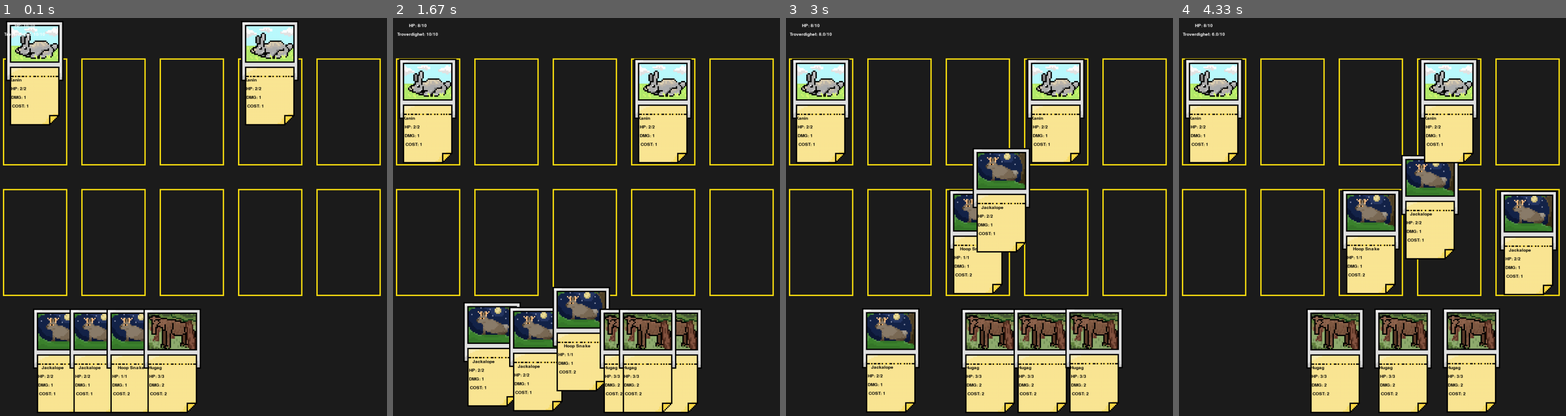
Above: before the commit, frames 1-4 (left to right).
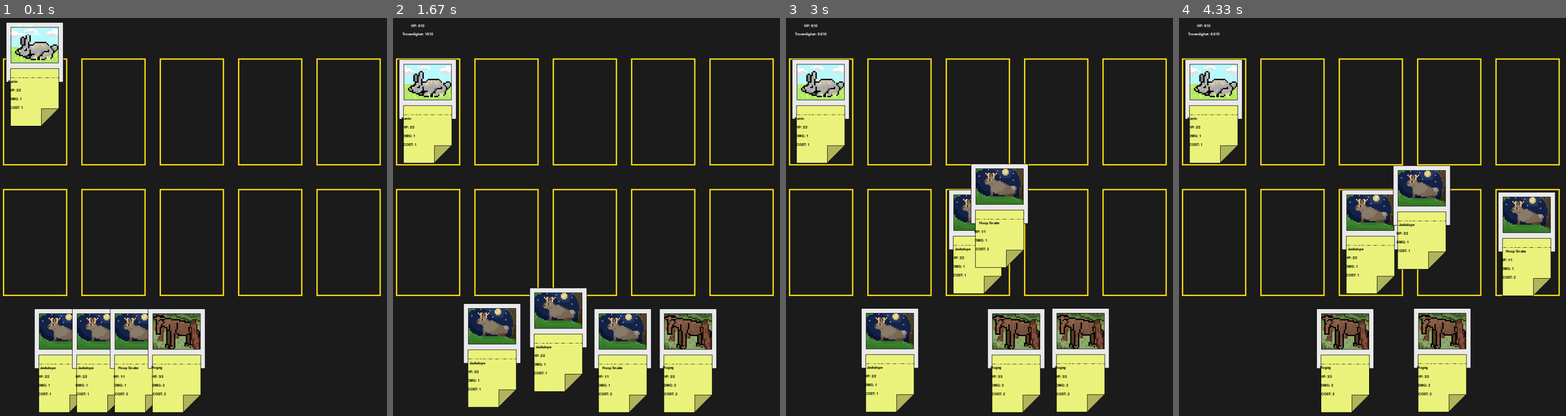
Above: after the commit, the same moments.

Repository: HenryPersen/PygameFordypning
Game: pygame game, started from Spillet/main.py
The game is run twice, just before and just after one commit, with the same random seed, the same clock (stepped at 60 frames per second) and the same inputs.
Inputs (mouse positions are in pixels of both pictures, inside the frame that each line leads up to):
- Up to frame 1 (0.1 s): no input
- Up to frame 2 (1.67 s): tap 2 at 0.33 s; press the mouse at (493, 360) at 0.7 s; move the mouse to (489, 236) at 0.8 s; release the mouse at (489, 113) at 0.93 s; click (571, 312) at 1.05 s; tap 1 at 1.33 s
- Up to frame 3 (3 s): press the mouse at (948, 360) at 1.7 s; move the mouse to (964, 308) at 1.8 s; release the mouse at (979, 260) at 1.93 s; press the mouse at (886, 360) at 2.03 s; move the mouse to (994, 360) at 2.13 s; release the mouse at (1103, 356) at 2.27 s; press the mouse at (886, 360) at 2.37 s; move the mouse to (905, 244) at 2.47 s; release the mouse at (929, 133) at 2.6 s; press the mouse at (952, 360) at 2.7 s; move the mouse to (987, 248) at 2.8 s; release the mouse at (1025, 137) at 2.93 s
- Up to frame 4 (4.33 s): press the mouse at (1279, 360) at 3.03 s; move the mouse to (1264, 280) at 3.13 s; release the mouse at (1248, 205) at 3.27 s; press the mouse at (1279, 360) at 3.37 s; move the mouse to (1407, 217) at 3.47 s; release the mouse at (1535, 77) at 3.6 s; press the mouse at (1341, 360) at 3.7 s; move the mouse to (1438, 304) at 3.8 s; release the mouse at (1535, 252) at 3.93 s; press the mouse at (1279, 360) at 4.03 s; move the mouse to (1349, 276) at 4.13 s; release the mouse at (1422, 193) at 4.27 s

The runs differ from the first frame. In frame 1, 9.8% of the frame differs, in the area x 1-78%, y 0-100%; in frame 2, 17%; in frame 3, 17%; in frame 4, 21%, in the area x 1-98%, y 1-100%.

Commit message:
added animations and a lot of other stuff

Diff:
--- a/Spillet/main.py
+++ b/Spillet/main.py
@@ -13,7 +13,7 @@
 BG_COLOR = (30, 30, 30)
 BLACK = (0,0,0)
 WHITE = (255, 255, 255)
-game_speed = 2
+game_speed = 1
 holding_card = False
 heldcard = None
 hoveredcard = None
@@ -21,23 +21,88 @@
 handmargin = 200
 enemypoints = 3
 currentwave = 0
-currentstage = 0
+currentstage = 1
+loops = 0
+attackphaseactive = False
+
 gamephase = 0
+changingphase = False
 
 playerhp = 10
 troverdighet = 10
 
-font = pygame.font.SysFont("Comic Sans", 15)
+font = pygame.font.SysFont("Comic Sans", 13)
 
 #Sprites
 basiccard = pygame.image.load("Spillet\Media\Sprites\BasicKort.png")
 lanesprite = pygame.image.load("Spillet\Media\Sprites\Lane.png")
+mapsprite = pygame.image.load("Spillet\Media\Sprites\mapv2.png")
 
 jackalope = pygame.image.load("Spillet\Media\Sprites\polaroids\jackalope.png")
 hugag = pygame.image.load("Spillet\Media\Sprites\polaroids\hugag.png")
 kanin = pygame.image.load("Spillet\Media\Sprites\polaroids\Kanin.png")
 ulv = pygame.image.load(r"Spillet\Media\Sprites\polaroids\Ulv.png")
 
+
+#X Sprites
+x1sprite = pygame.image.load(r"Spillet\Media\x\x1.png")
+x2sprite = pygame.image.load(r"Spillet\Media\x\x2.png")
+x3sprite = pygame.image.load(r"Spillet\Media\x\x3.png")
+
+class timer:
+    def __init__(self, timeamount, resultfunction, usefunctionon, functionarguments = None):
+        self.timeamount = timeamount
+        self.resultfunction = resultfunction
+        self.usefunctionon = usefunctionon
+        self.starttime = pygame.time.get_ticks()
+        self.functionarguments = functionarguments
+
+    def checktime(self):
+        if pygame.time.get_ticks() > self.starttime + self.timeamount:
+            if self.usefunctionon != "None":
+                usedfunction = getattr(self.usefunctionon, str(self.resultfunction))
+                if self.functionarguments != None:
+                    usedfunction(self.functionarguments)
+                else:
+                    usedfunction()
+            else:
+                print("attempting to call general function")
+                self.resultfunction()
+
+            timers.pop(timers.index(self))
+
+timers = []
+class map:
+    def __init__(self, position):
+        self.position = position
+        self.velocity = pygame.math.Vector2(0,0)
+        self.drag = 0.95
+
+    def draw(self, surface):
+        self.velocity *= self.drag
+        self.position += self.velocity
+        if self.position.y > -75:
+            self.velocity.y -= 0.75
+        if self.position.y > 0:
+            self.position.y = 0
+        surface.blit(mapsprite, self.position)
+
+areamap = map(((WIDTH - mapsprite.get_width())/2, mapsprite.get_height() * -1))
+
+class mapmark:
+    def __init__(self, position, connections, level):
+        self.position = position
+        self.connections = connections
+        self.level = level
+        randomsprite = random.randint(1,3)
+        if randomsprite == 1:
+            self.sprite = x1sprite
+        elif randomsprite == 2:
+            self.sprite = x2sprite
+        elif randomsprite == 3:
+            self.sprite = x3sprite
+    def draw(self, surface):
+        surface.blit(self.sprite, self.position.x - (self.sprite.get_width / 2), self.position.y (self.sprite.get_height / 2))
 
 
 class card:
@@ -58,13 +123,17 @@
         self.image = image
         self.name = name
         self.hover = False
+        self.lerpspeed = 1
+        self.detached = False
+        self.animating = False
+        self.orderinlane = None
 
     def draw(self, surface):
         if self.hover == True:
-            self.visualy = pygame.math.lerp(self.visualy, self.y-30, game_speed/50)
+            self.visualy = pygame.math.lerp(self.visualy, self.y-30, game_speed/25 * self.lerpspeed)
         else:
-            self.visualy = pygame.math.lerp(self.visualy, self.y, game_speed/25)
-        self.visualx = pygame.math.lerp(self.visualx, self.x, game_speed/25)
+            self.visualy = pygame.math.lerp(self.visualy, self.y, game_speed/12 * self.lerpspeed)
+        self.visualx = pygame.math.lerp(self.visualx, self.x, game_speed/12 * self.lerpspeed)
         if self.played:
             if self.rarity == 0:
                 surface.blit(basiccard, (self.visualx, self.visualy))
@@ -97,27 +166,56 @@
                 text_rect.center = (self.visualx + text_rect.w, self.visualy+136+(line*20))
                 surface.blit(text_surface, text_rect)
 
+    def finishattackanimation(self):
+        print("Finishingattackanimation")
+        self.detached = False
+        self.lerpspeed = 1.0
+        global timers
+        global loops
+        if self.side == "Player":
+            if spawnedenemycards[self.orderinlane] != None:
+                timers.append(timer(150, "attack", spawnedenemycards[self.orderinlane], self.orderinlane))
+                #spawnedenemycards[self.orderinlane].attack(self.orderinlane)
+            elif self.orderinlane != 4:
+                attackphase()
+        if self.side == "Enemy":
+            if self.orderinlane != 4:
+                timers.append(timer(300, attackphase, "None"))
+
+    def attackanimation(self):
+        print("Starting Attackanimation")
+        global timers
+        timers.append(timer(250, "finishattackanimation", self))
+        self.lerpspeed = 0.7
+        self.detached = True
+        if self.side == "Player":
+            self.y -= 50
+        else:
+            self.y += 50
+
 
 
     def attack(self, orderinlane):
+        self.orderinlane = orderinlane
+        self.attackanimation()
         if(self.side == "Player"): #SpillerAngrep
             if spawnedenemycards[orderinlane] != None:
                 spawnedenemycards[orderinlane].hp -= self.dmg
 
-                #Attack-Abilities
-                for ability in self.abilities:
-                    if ability == "Move Over":
-                        if len(spawnedenemycards) > orderinlane + 1:
-                            if spawnedenemycards[orderinlane + 1] == None:
-                                spawnedenemycards[orderinlane + 1] = spawnedenemycards[orderinlane]
-                                spawnedenemycards[orderinlane] = None
+
+        #Attack-Abilities
+        for ability in self.abilities:
+            if ability == "Move Over":
+                if len(spawnedenemycards) > orderinlane + 1:
+                    if spawnedenemycards[orderinlane + 1] == None:
+                        spawnedenemycards[orderinlane + 1] = spawnedenemycards[orderinlane]
+                        spawnedenemycards[orderinlane] = None
 
         if(self.side == "Enemy"):
             if playedcards[orderinlane] != None:
                 playedcards[orderinlane].hp -= self.dmg
             else:
                 damageplayer(self.dmg)
-
 
 def damageplayer(damage):
     global playerhp
@@ -130,9 +228,9 @@
 #Card Creation Info
 #Første Array er info, [Rarity, Spillt / i hånden, Spiller eller fiende]
 #Andre array er abilites
-#Andre Vector 3 er stats
+#første Vector 3 er stats
 #Bildefil er etter det
-#Navn på kortet etter det
+#Navn på kortet til slutt
 
 deck = [
     card([0, True, "Player"], [], pygame.math.Vector3(3,2,2), hugag, "Hugag"),
@@ -140,7 +238,7 @@
     card([0, True, "Player"], [], pygame.math.Vector3(2,1,1), jackalope, "Jackalope"),
     card([0, True, "Player"], [], pygame.math.Vector3(2,1,1), jackalope, "Jackalope"),
     card([0, True, "Player"], [], pygame.math.Vector3(2,1,1), jackalope, "Jackalope"),
-    card([0, True, "Player"], ["Extinct+2"], pygame.math.Vector3(2,1,2), jackalope, "Ball-Tailed Cat")
+    card([0, True, "Player"], ["Extinct+2"], pygame.math.Vector3(2,1,2), jackalope, "Thylacine")
 ]
 
 hand = [
@@ -148,7 +246,6 @@
     card([0, True, "Player"], [], pygame.math.Vector3(2,1,1), jackalope, "Jackalope"),
     card([0, True, "Player"], ["Rolling"], pygame.math.Vector3(1,1,2), jackalope, "Hoop Snake"),
     card([0, True, "Player"], [], pygame.math.Vector3(3,2,2), hugag, "Hugag"),
-
 ]
 
 playedcards = []
@@ -175,37 +272,41 @@
 
 enemypools = [
     enemypool("Level 1 Pool", [
-        card([0, True, "Enemy"], pygame.math.Vector3(0, 0, 0), pygame.math.Vector3(2, 1 ,1), kanin, "Kanin"),
+        card([0, True, "Enemy"], [], pygame.math.Vector3(2, 1 ,1), kanin, "Kanin"),
     ]),
     enemypool("Level 2 Pool", [
-        card([0, True, "Enemy"], pygame.math.Vector3(0, 0, 0), pygame.math.Vector3(2, 1 ,1), kanin, "Kanin"),
-        card([0, True, "Enemy"], pygame.math.Vector3(0, 0, 0), pygame.math.Vector3(2, 2 ,2), ulv, "Ulv"),
+        card([0, True, "Enemy"], [], pygame.math.Vector3(2, 1 ,1), kanin, "Kanin"),
+        card([0, True, "Enemy"], [], pygame.math.Vector3(2, 2 ,2), ulv, "Ulv"),
     ])
 ]
+
 def findpool(poolname):
     for pool in enemypools:
         if pool.name == poolname:
             return pool
     print("Found no pool with name " + poolname)
 
-
 class stage:
-    def __init__(self, waves, name, forcedenemies, pools):
+    def __init__(self, name, waves, forcedenemies, difficulty, pools):
         self.waves = waves
         self.name = name
         self.forcedenemies = forcedenemies
+        self.difficulty = difficulty
         self.pools = pools
         if len(pools)/2 != waves:
             print("Error during stage creation. Waves is not equal to length of pools")
             pygame.quit()
             sys.exit()
 
-
-stages = [
-    stage(3, "First Level", None,[ #Enemypools[] is pool used for fetching enemies for stage, next number is how many tokens can be used to spawn enemies
+stages = [ #Her er hva du skal skrive inn for stagen i rekkefølge: Navnet på banen, Hvor mange "Waves" banen består av, Om det er noen tvunget fiender som skal spawne, farlighetsgrad og til slutt hvilke pools wavesene bruker og hvor mange tokens hver wave får
+    #Vanskelighetsgrad Følger denne formen: 1 - Enkel / Starterbanene, 2 - Baner som kan være en liten trussel tidlig i spillet, 3 - Tidlige bosser og Middels vanskelige baner, 4 - Litt senere bosser og andre vanskelige bosser, 5 - Farligste av alle.
+    stage("First Level", 3, None, 1, [ #Enemypools[] is pool used for fetching enemies for stage, next number is how many tokens can be used to spawn enemies
         findpool("Level 1 Pool"), 2,
         findpool("Level 1 Pool"), 3,
         findpool("Level 2 Pool"), 4,
+    ]),
+    stage("Testing Level", 1, None, 1, [ #Enemypools[] is pool used for fetching enemies for stage, next number is how many tokens can be used to spawn enemies
+        findpool("Level 1 Pool"), 1,
     ]),
 ]
 
@@ -248,28 +349,61 @@
         hand.append(deck[0])
         deck.pop(0)
 
-def attackphase():
-    loops = 0
-    for i in lanes:
-        if spawnedenemycards[loops] != None:
-            spawnedenemycards[loops].attack(loops)
-        if playedcards[loops] != None:
-            playedcards[loops].attack(loops)
-        if playedcards[loops] != None:
-            if playedcards[loops].hp <= 0:
-                playedcards[loops] = None
-        if spawnedenemycards[loops] != None:
-            if spawnedenemycards[loops].hp <= 0:
-                spawnedenemycards[loops] = None
-        loops +=1
-
+
+
+def changephase(nextphase):
+    print("Changing Phase to Phase " + str(nextphase))
+    global changingphase
+    global gamephase
+    changingphase = True
+    if nextphase == 1:
+
+        gamephase = 1
+        areamap.velocity.y += 35
+        for item in hand:
+            item.lerpspeed = 0.5
+            item.x = -200 - random.randint(-50,50)
+            print("Moving item")
+        for item in playedcards:
+            if item != None:
+                item.lerpspeed = 0.5
+                item.x = -200 - random.randint(-50,50)
+
+
+graveyard = [
+
+]
+enemygraveyard = [
+
+]
+
+def checkhealth():
+    for i in range(len(lanes)):
+            if playedcards[i] != None:
+                if playedcards[i].hp <= 0:
+                    graveyard.append(playedcards[i])
+                    playedcards[i] = None
+            if spawnedenemycards[i] != None:
+                if spawnedenemycards[i].hp <= 0:
+                    enemygraveyard.append(spawnedenemycards[i])
+                    spawnedenemycards[i] = None
+
+    timers.append(timer(250, finishattackphase, "None"))
+
+
+def finishattackphase():
+    global attackphaseactive
     drawcard()
-
     global troverdighet
+    global playedcards
+    global graveyard
+    global deck
+    global hand
     troverdighet += 2
     if troverdighet > 10:
         troverdighet = 10
 
+    attackphaseactive = False
 
     #Etter angrep abilites
     for card in playedcards:
@@ -279,7 +413,7 @@
                     card.dmg += 1
 
 
-    #Sjekker om noen fiender er igjen
+        #Sjekker om noen fiender er igjen
     for i in spawnedenemycards:
         if i != None:
             return
@@ -289,98 +423,157 @@
     if currentwave < stages[currentstage].waves:
         spawnwave(stages[currentstage])
     else:
+        for i in graveyard:
+            deck.append(i)
+        graveyard = []
+        for i in hand:
+            deck.append(i)
+        hand = []
+        for i in playedcards:
+            if i != None:
+                deck.append(i)
+        playedcards = []
+        for i in range(len(lanes)):
+            playedcards.append(None)
         print("You win!")
-        global gamephase
-        gamephase = 1
+        pygame.image.save(screen, "Backgroundphase1.jpeg")
+        heldcard == None
+        changephase(1)
+
+def attackphase():
+    global attackphaseactive
+    attackphaseactive = True
+    global loops
+    if loops < len(lanes):
+        if playedcards[loops] != None:
+            playedcards[loops].attack(loops)
+            loops += 1
+        elif spawnedenemycards[loops] != None:
+            spawnedenemycards[loops].attack(loops)
+            loops += 1
+        else:
+            loops += 1
+            attackphase()
+
+
+
+    if loops >= len(lanes):
+        loops = 0
+        timers.append(timer(650, checkhealth, "None"))
+
+
 
 
 spawnwave(stages[currentstage])
 while True:
-    handloops = 0
-    for card in hand:
-        card.order = handloops
-        handloops+= 1
-        card.x = ((WIDTH-handmargin * 2) / len(hand)) * card.order + handmargin
-    mouse_buttons = pygame.mouse.get_pressed()
-    if mouse_buttons[0]:
-        for card in reversed(hand):
-            if card == heldcard or heldcard == None:
-                if pygame.mouse.get_pos()[0] > card.visualx and pygame.mouse.get_pos()[1] > card.visualy:
-                    if pygame.mouse.get_pos()[0] < card.visualx + basiccard.get_width() and pygame.mouse.get_pos()[1] < card.visualy + basiccard.get_height():
-                        card.visualx = pygame.mouse.get_pos()[0] - (basiccard.get_width() / 2)
-                        card.visualy = pygame.mouse.get_pos()[1] - (basiccard.get_height() / 2)
-                        heldcard = card
-    if heldcard != None:
-        heldcard.visualx = pygame.mouse.get_pos()[0] - (basiccard.get_width() / 2)
-        heldcard.visualy = pygame.mouse.get_pos()[1] - (basiccard.get_height() / 2)
+    for timekeeper in timers:
+        timekeeper.checktime()
 
     for event in pygame.event.get():
         if event.type == pygame.QUIT:
             pygame.quit()
             sys.exit()
-        if event.type == pygame.KEYDOWN:
-            if event.key == pygame.K_1:
-                drawcard()
-                print("Drawing Card")
-            if event.key == pygame.K_2:
-                attackphase()
-                print("Attacking")
-        if event.type == pygame.MOUSEBUTTONUP:
-            if event.button == 1:
-                if heldcard != None:
-                    for lane in lanes:
-                        if pygame.mouse.get_pos()[0] > lane.position.x and pygame.mouse.get_pos()[1] > lane.position.y:
-                            if pygame.mouse.get_pos()[0] < lane.position.x + lanesprite.get_width() and pygame.mouse.get_pos()[1] < lane.position.y + lanesprite.get_height():
-                                if heldcard.cost <= troverdighet and playedcards[lanes.index(lane)] == None:
-                                    lane.cardinlane = heldcard
-                                    hand.remove(heldcard)
-                                    playedcards[lanes.index(lane)] = heldcard
-                                    troverdighet -= heldcard.cost
-
-                                    for ability in heldcard.abilities:
-                                        if ability == "Extinct+2":
-                                            troverdighet += 2
+        if gamephase == 0:
+            if event.type == pygame.KEYDOWN:
+                if event.key == pygame.K_1:
+                    #drawcard() #Husk å fjerne denne før du leverer spillet
+                    print("Drawing Card")
+                if event.key == pygame.K_2:
+                    if attackphaseactive == False:
+                        attackphase()
+                        print("Attacking")
+            if event.type == pygame.MOUSEBUTTONUP:
+                print("Mouse up")
+                if event.button == 1:
+                    if heldcard != None:
+                        for lane in lanes:
+                            if pygame.mouse.get_pos()[0] > lane.position.x and pygame.mouse.get_pos()[1] > lane.position.y:
+                                if pygame.mouse.get_pos()[0] < lane.position.x + lanesprite.get_width() and pygame.mouse.get_pos()[1] < lane.position.y + lanesprite.get_height():
+                                    if heldcard.cost <= troverdighet and playedcards[lanes.index(lane)] == None:
+                                        lane.cardinlane = heldcard
+                                        hand.remove(heldcard)
+                                        playedcards[lanes.index(lane)] = heldcard
+                                        troverdighet -= heldcard.cost
+
+                                        for ability in heldcard.abilities:
+                                            if ability == "Extinct+2":
+                                                troverdighet += 2
                 heldcard = None
                 originalcardpos = None
-
-
-
-    screen.fill(BG_COLOR)
-
-    for lane in lanes:
-        lane.draw(screen)
-    for lane in enemylanes:
-        lane.draw(screen)
-    for playedcard in playedcards:
-        if playedcard != None:
-            playedcard.x = lanes[(playedcards.index(playedcard))].position.x + 2
-            playedcard.y = lanes[(playedcards.index(playedcard))].position.y + 2
-            playedcard.draw(screen)
-
-    for enemycard in spawnedenemycards:
-        if enemycard != None:
-            enemycard.x = enemylanes[(spawnedenemycards.index(enemycard))].position.x+2
-            enemycard.y = enemylanes[(spawnedenemycards.index(enemycard))].position.y+2
-            enemycard.draw(screen)
-
-    for card in hand:
-        if heldcard == None:
+        if gamephase == 1:
+            if event.type == pygame.MOUSEWHEEL:
+                areamap.velocity.y += event.y
+                print(event.y)
+
+
+    if gamephase == 0:
+        handloops = 0
+        for card in hand:
+            if changingphase == False:
+                card.order = handloops
+                handloops+= 1
+                card.x = ((WIDTH-handmargin * 2) / len(hand)) * card.order + handmargin
+        mouse_buttons = pygame.mouse.get_pressed()
+        if mouse_buttons[0]:
+            for card in reversed(hand):
+                if card == heldcard or heldcard == None:
+                    if pygame.mouse.get_pos()[0] > card.visualx and pygame.mouse.get_pos()[1] > card.visualy:
+                        if pygame.mouse.get_pos()[0] < card.visualx + basiccard.get_width() and pygame.mouse.get_pos()[1] < card.visualy + basiccard.get_height():
+                            card.visualx = pygame.mouse.get_pos()[0] - (basiccard.get_width() / 2)
+                            card.visualy = pygame.mouse.get_pos()[1] - (basiccard.get_height() / 2)
+                            heldcard = card
+        if heldcard != None:
+            heldcard.visualx = pygame.mouse.get_pos()[0] - (basiccard.get_width() / 2)
+            heldcard.visualy = pygame.mouse.get_pos()[1] - (basiccard.get_height() / 2)
+
+
+
+        screen.fill(BG_COLOR)
+
+        for lane in lanes:
+            lane.draw(screen)
+        for lane in enemylanes:
+            lane.draw(screen)
+        for playedcard in playedcards:
+            if playedcard != None:
+                if changingphase == False and playedcard.detached == False:
+                    playedcard.x = lanes[(playedcards.index(playedcard))].position.x + 2
+                    playedcard.y = lanes[(playedcards.index(playedcard))].position.y + 2
+                playedcard.draw(screen)
+
+        for enemycard in spawnedenemycards:
+            if enemycard != None:
+                if enemycard.detached == False:
+                    enemycard.x = enemylanes[(spawnedenemycards.index(enemycard))].position.x+2
+                    enemycard.y = enemylanes[(spawnedenemycards.index(enemycard))].position.y+2
+                enemycard.draw(screen)
+
+        for card in hand:
             if pygame.mouse.get_pos()[0] > card.x and pygame.mouse.get_pos()[1] > card.y:
                 if pygame.mouse.get_pos()[0] < card.x + basiccard.get_width() and pygame.mouse.get_pos()[1] < card.y + basiccard.get_height():
-                    card.hover = True
-        if not card == heldcard:
-            card.draw(screen)
-    if not card == None:
-        for card in hand:
-            if card == heldcard:
+                    if heldcard == None:
+                        card.hover = True
+            if not card == heldcard:
                 card.draw(screen)
-    text_surface = font.render("HP: " + str(int(playerhp)) + "/10", True, WHITE)
-    text_rect = text_surface.get_rect()
-    text_rect.center = (100,100)
-    screen.blit(text_surface, text_rect)
-    text_surface = font.render("Troverdighet: " + str(troverdighet) + "/10", True, WHITE)
-    text_rect = text_surface.get_rect()
-    text_rect.center = (100,120)
-    screen.blit(text_surface, text_rect)
+        if not card == None:
+            for card in hand:
+                if card == heldcard:
+                    card.draw(screen)
+        text_surface = font.render("HP: " + str(int(playerhp)) + "/10", True, WHITE)
+        text_rect = text_surface.get_rect()
+        text_rect.center = (100,100)
+        screen.blit(text_surface, text_rect)
+        text_surface = font.render("Troverdighet: " + str(troverdighet) + "/10", True, WHITE)
+        text_rect = text_surface.get_rect()
+        text_rect.center = (100,120)
+        screen.blit(text_surface, text_rect)
+
+
+    if gamephase == 1:
+        backgroundimage = pygame.image.load("Backgroundphase1.jpeg")
+        screen.blit(backgroundimage, (0,0))
+        areamap.draw(screen)
+
+
 
     pygame.display.flip()
Binary file added: Backgroundphase1.jpeg
Binary file changed: Spillet/Media/Sprites/BasicKort.png
Binary file added: Spillet/Media/Sprites/mapv1.png
Binary file added: Spillet/Media/Sprites/mapv2.png
Binary file added: Spillet/Media/x/x1.png
Binary file added: Spillet/Media/x/x2.png
Binary file added: Spillet/Media/x/x3.png
